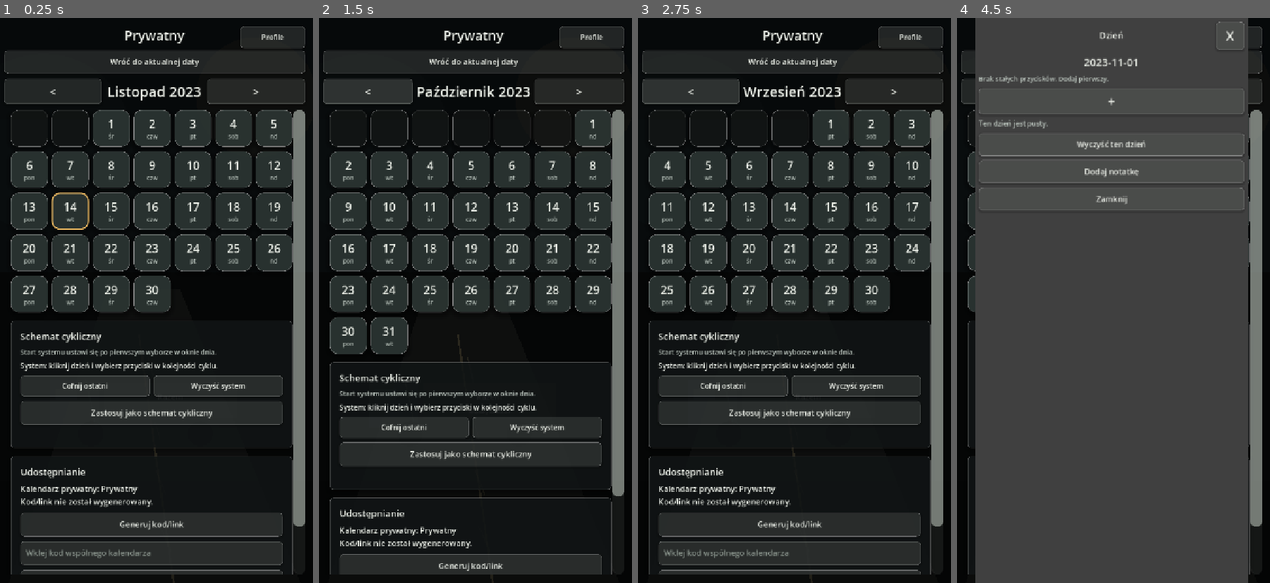
Above: before the commit, frames 1-4 (left to right).
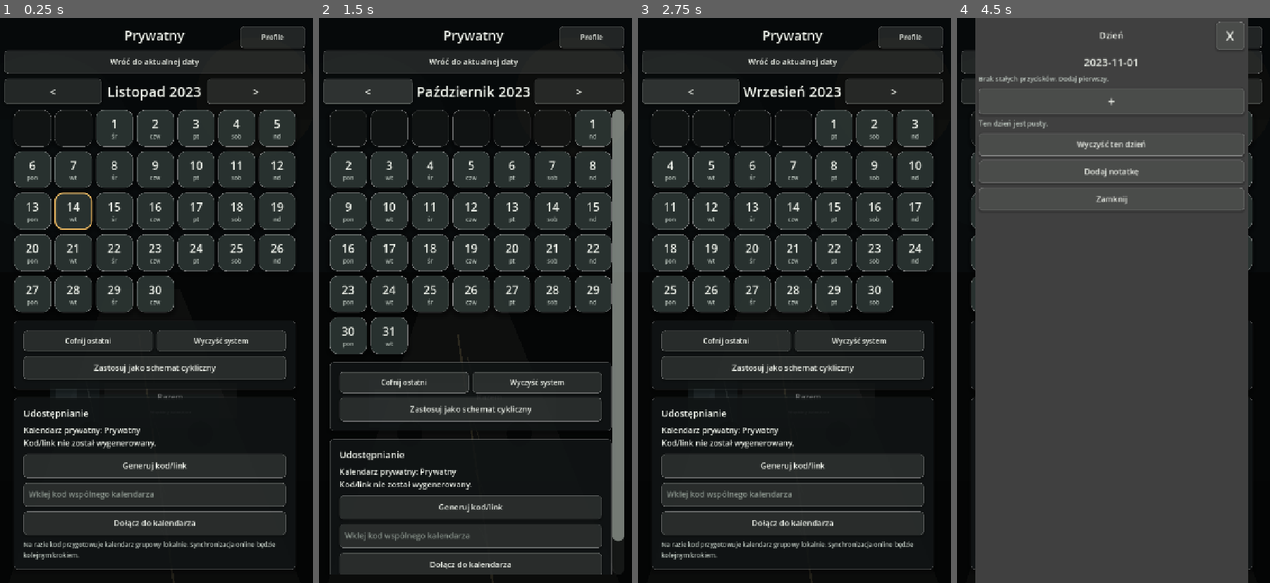
Above: after the commit, the same moments.

Repository: ElKlient/IDOL-Genesis
Game: Godot game, scene res://scenes/main.tscn
The game is run twice, just before and just after one commit, with the same random seed, the same clock (stepped at 60 frames per second) and the same inputs.
Inputs (mouse positions are in pixels of both pictures, inside the frame that each line leads up to):
- Up to frame 1 (0.25 s): no input
- Up to frame 2 (1.5 s): click "Wróć do aktualnej daty" at 0.5 s; click "<" at 1.25 s
- Up to frame 3 (2.75 s): click "<" at 2 s
- Up to frame 4 (4.5 s): click ">" at 2.75 s; click ">" at 3.5 s; click (1066, 125) at 4.27 s

The runs differ from the first frame. In frame 1, 33% of the frame differs, in the area x 3-98%, y 16-99%; in frame 2, 20%; in frame 3, 33%; in frame 4, 3.6%.

Commit message:
Extend shared repeat scheme years

Diff:
--- a/apps/wspolny-kalendarz/scripts/main.gd
+++ b/apps/wspolny-kalendarz/scripts/main.gd
@@ -26,6 +26,7 @@
 const PROFILE_BUTTON_HEIGHT := 50
 const PROFILE_PANEL_WIDTH := 282
 const PROFILE_PANEL_HEIGHT := 410
+const SYSTEM_REPEAT_YEARS_AHEAD := 5
 
 const COLOR_PANEL := Color(0.070, 0.085, 0.087, 0.82)
 const COLOR_PANEL_SOFT := Color(0.105, 0.120, 0.116, 0.76)
@@ -95,9 +96,6 @@
 var day_clear_button: Button
 
 var system_days_body: VBoxContainer
-var system_days_start_label: Label
-var system_days_steps_label: Label
-var system_days_status_label: Label
 var system_day_category_ids: Array[String] = []
 var system_days_start_key_value := ""
 
@@ -300,16 +298,6 @@
 	system_days_body.add_theme_constant_override("separation", 10)
 	box.add_child(system_days_body)
 
-	system_days_body.add_child(_make_section_label("Schemat cykliczny"))
-
-	system_days_start_label = _make_label("", 15, COLOR_TEXT_MUTED)
-	system_days_start_label.autowrap_mode = TextServer.AUTOWRAP_WORD_SMART
-	system_days_body.add_child(system_days_start_label)
-
-	system_days_steps_label = _make_label("", 16, COLOR_TEXT)
-	system_days_steps_label.autowrap_mode = TextServer.AUTOWRAP_WORD_SMART
-	system_days_body.add_child(system_days_steps_label)
-
 	var edit_row := HBoxContainer.new()
 	edit_row.add_theme_constant_override("separation", 8)
 	system_days_body.add_child(edit_row)
@@ -331,10 +319,6 @@
 	_prepare_control(apply_button, 18, 54)
 	_connect_tap(apply_button, Callable(self, "_apply_system_days_to_year"))
 	system_days_body.add_child(apply_button)
-
-	system_days_status_label = _make_label("", 14, COLOR_TEXT_MUTED)
-	system_days_status_label.autowrap_mode = TextServer.AUTOWRAP_WORD_SMART
-	system_days_body.add_child(system_days_status_label)
 
 	return panel
 
@@ -781,13 +765,6 @@
 	if system_days_body == null:
 		return
 
-	if system_days_start_label != null:
-		if system_day_category_ids.is_empty():
-			system_days_start_label.text = "Start systemu ustawi się po pierwszym wyborze w oknie dnia."
-		else:
-			system_days_start_label.text = "Start systemu: %s. Wyczyść system, żeby ustawić nowy start." % _system_days_start_key()
-	_refresh_system_days_steps_label()
-
 
 func _append_category_to_system_from_selected_day(category_id: String) -> void:
 	if category_id == "" or selected_day_key == "":
@@ -818,46 +795,24 @@
 	_refresh_system_days_ui()
 
 
-func _refresh_system_days_steps_label() -> void:
-	if system_days_steps_label == null:
-		return
-
-	var names: Array[String] = []
-	for category_id in system_day_category_ids:
-		var category: Dictionary = _category_by_id(String(category_id))
-		if category.is_empty() or _is_category_hidden(category):
-			continue
-		names.append(String(category.get("name", "")))
-
-	if names.is_empty():
-		system_days_steps_label.text = "System: kliknij dzień i wybierz przyciski w kolejności cyklu."
-	else:
-		system_days_steps_label.text = "System: %s" % " -> ".join(names)
-
-
 func _apply_system_days_to_year() -> void:
-	if system_days_status_label == null:
-		return
 	if system_day_category_ids.is_empty():
-		system_days_status_label.text = "Kliknij guziki dni systemowych w kolejności cyklu."
 		return
 
 	var start_date := _date_from_string(_system_days_start_key())
 	if start_date.is_empty():
-		system_days_status_label.text = "Najpierw wybierz poprawny dzień startu."
 		return
 
 	var start_year := int(start_date["year"])
 	var start_month := int(start_date["month"])
 	var start_day := int(start_date["day"])
 	var start_unix := _unix_from_date(start_year, start_month, start_day)
-	var end_unix := _unix_from_date(start_year, 12, 31)
+	var end_year := start_year + SYSTEM_REPEAT_YEARS_AHEAD
+	var end_unix := _unix_from_date(end_year, 12, 31)
 	var total_days := int((end_unix - start_unix) / 86400) + 1
 	if total_days <= 0:
-		system_days_status_label.text = "Ten system nie ma gdzie się zastosować w tym roku."
-		return
-
-	var changed_days := 0
+		return
+
 	for offset in range(total_days):
 		var category_id: String = system_day_category_ids[offset % system_day_category_ids.size()]
 		var category: Dictionary = _category_by_id(category_id)
@@ -865,14 +820,12 @@
 			continue
 		var date := Time.get_datetime_dict_from_unix_time(start_unix + offset * 86400)
 		var key := _date_key(int(date["year"]), int(date["month"]), int(date["day"]))
-		if _add_category_id_to_day(key, category_id, true):
-			changed_days += 1
+		_add_category_id_to_day(key, category_id, true)
 
 	_save_system_days_to_calendar()
 	_save_settings_to_disk()
 	_rebuild_calendar()
 	_refresh_day_event_list()
-	system_days_status_label.text = "Zastosowano od %s do %d-12-31. Dopisano lub ustawiono %d dni." % [_system_days_start_key(), start_year, changed_days]
 
 
 func _system_days_start_key() -> String:
